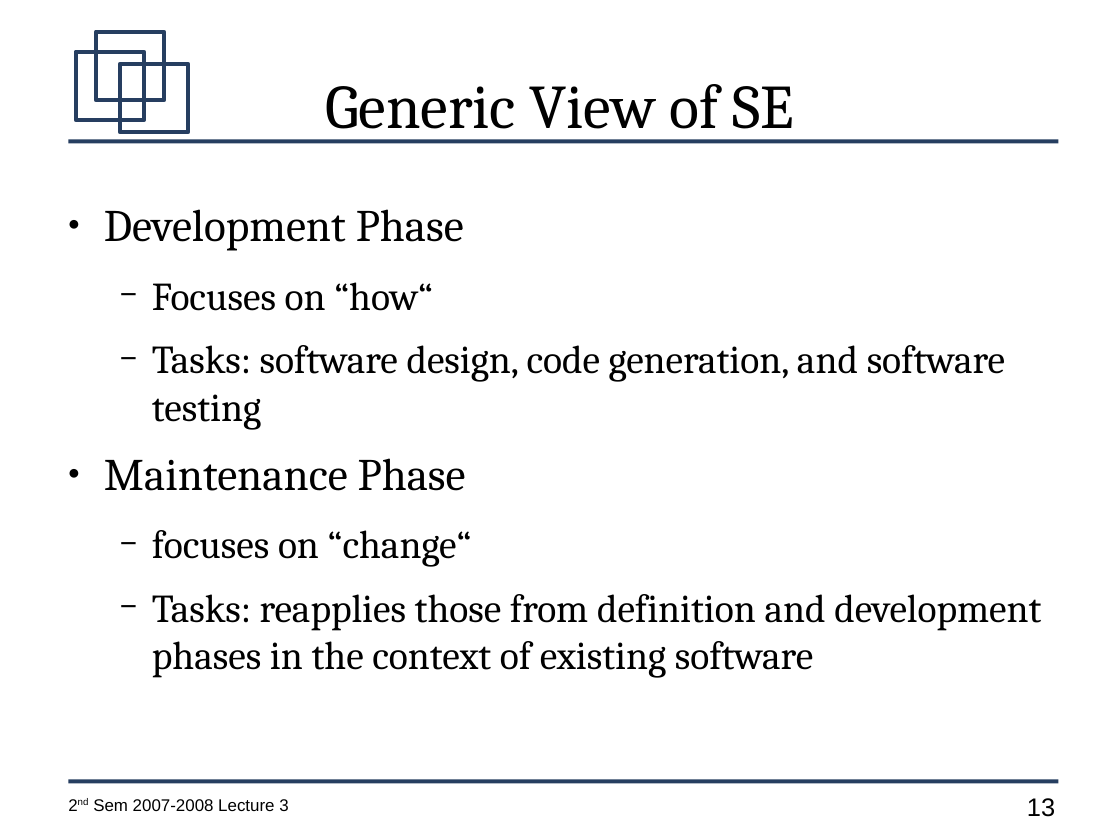
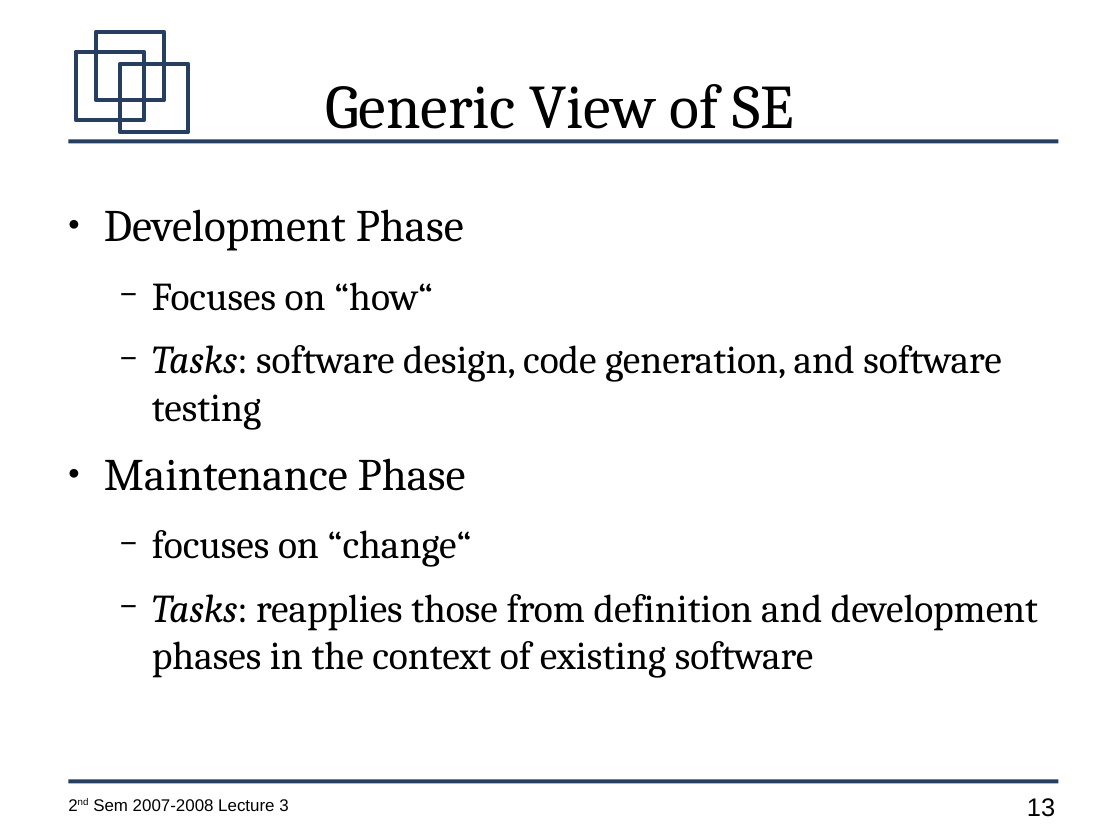
Before and after one commit to jachermocilla/jach-homepage, a slide deck: slide 13 of CMSC128-2nd-Sem-2007-L3.odp. Drawn at 1120x840 pixels with LibreOffice and Linux fonts; fonts in the diff are those of the drawing. Boxes give left, top, right and bottom in pixels: in the first picture for what was removed or moved away, otherwise in the second. Text is boxed around its words. In the diff, an @@ line names an element or a change of style, - is before the commit and + after.

```diff
--- a/CMSC128-2nd-Sem-2007-L3.odp
+++ b/CMSC128-2nd-Sem-2007-L3.odp
@@ text at bbox=[152, 345, 1038, 678]: italic on in "Tasks:", "Tasks:" @@
```
Also in this commit, not shown: 3 other slides changed, 7 slides added.
